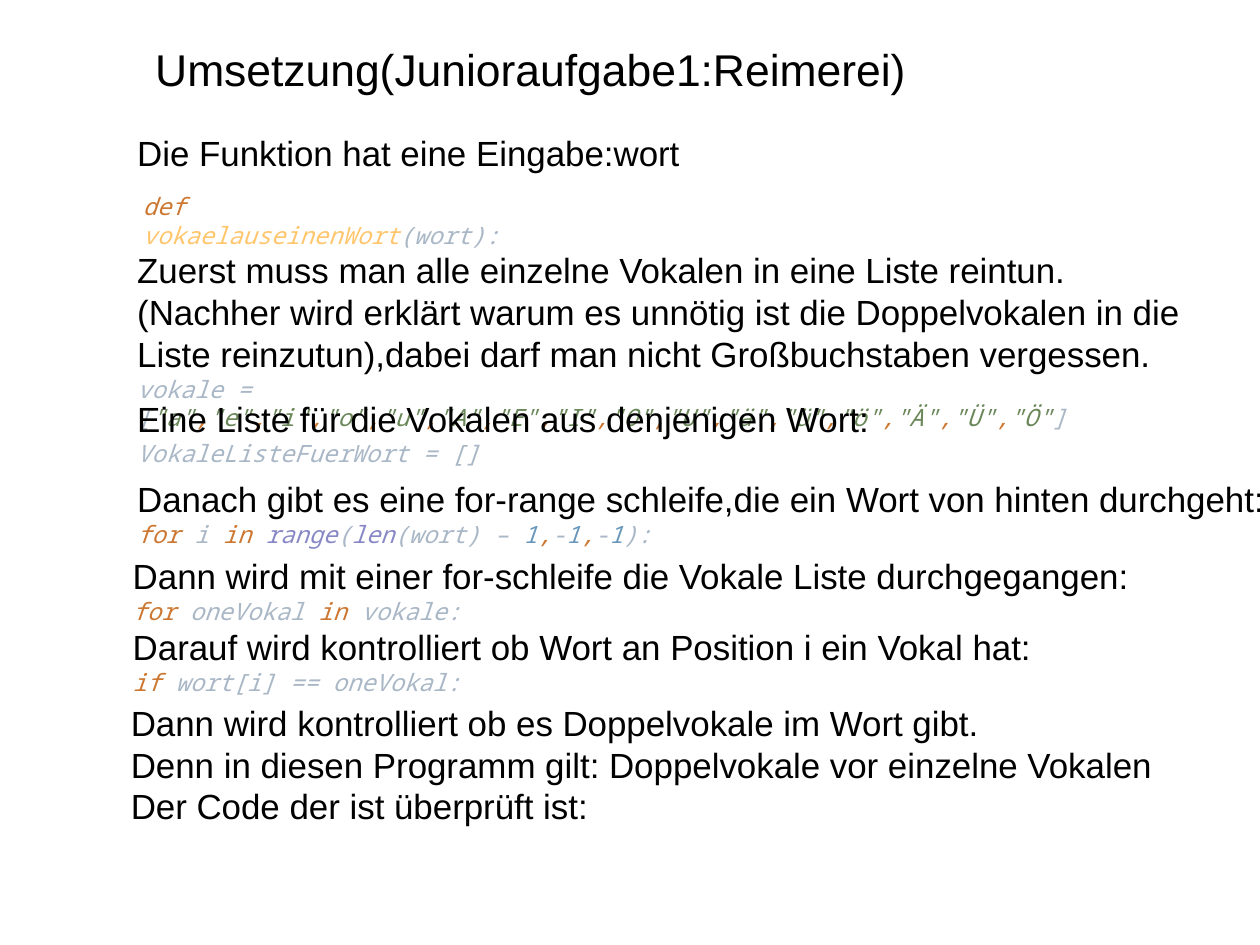
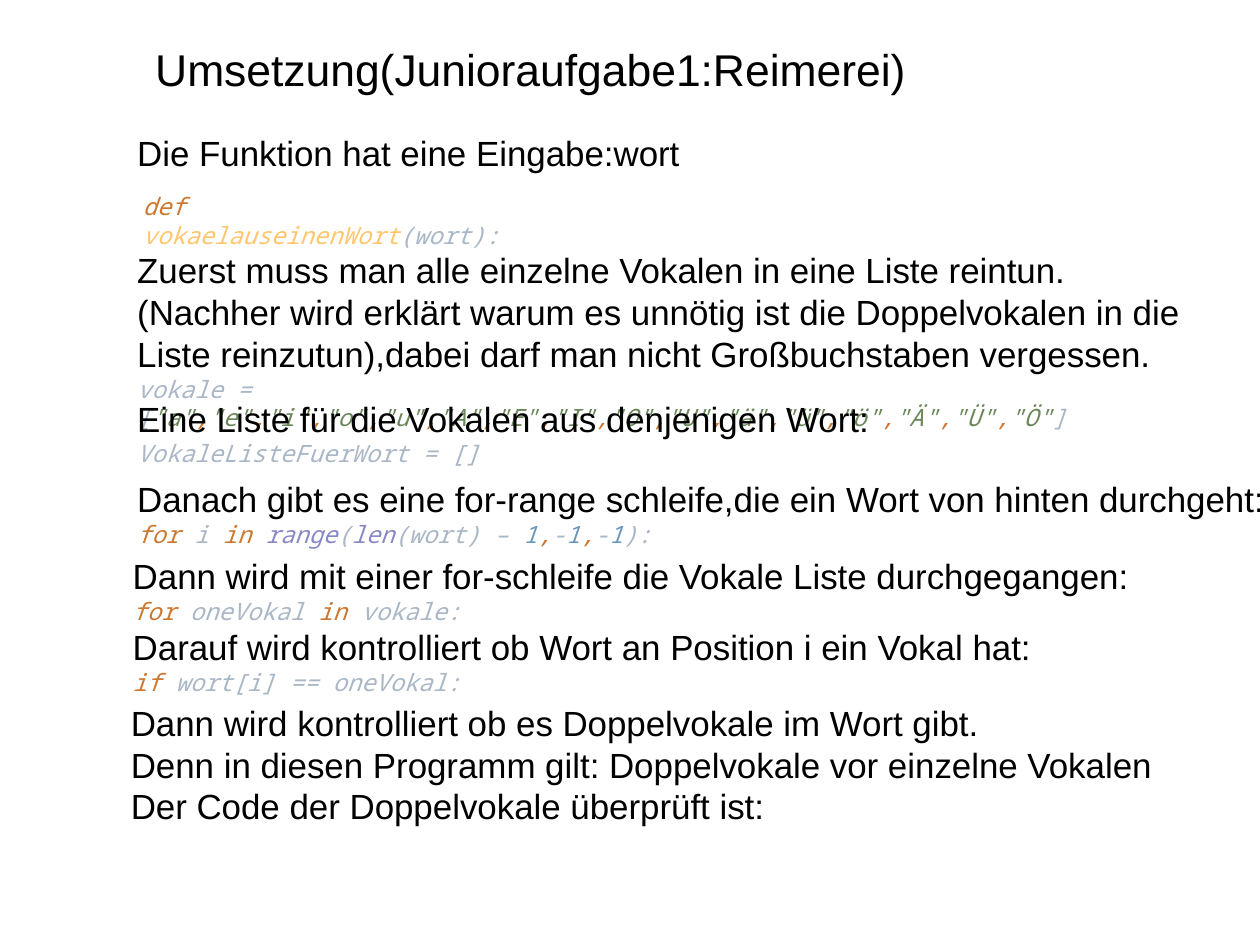
Before and after one commit to HalfHeartGuy/Jugendwettbewerb_archive, a slide deck: slide 5 of aktueell_JWINF2022/Task1/DokumentationErsteAufgabeJWBINF2022.odp. Drawn at 1260x945 pixels with LibreOffice and Linux fonts; fonts in the diff are those of the drawing. Boxes give left, top, right and bottom in pixels: in the first picture for what was removed or moved away, otherwise in the second. Text is boxed around its words. In the diff, an @@ line names an element or a change of style, - is before the commit and + after.

```diff
--- a/aktueell_JWINF2022/Task1/DokumentationErsteAufgabeJWBINF2022.odp
+++ b/aktueell_JWINF2022/Task1/DokumentationErsteAufgabeJWBINF2022.odp
@@ text at (x1=131, y1=793, x2=765, y2=826): text changed @@
-Der Code der ist überprüft ist:
+Der Code der Doppelvokale überprüft ist:
```
Also in this commit, not shown: 3 other slides changed, 2 slides added, 2 other files.
